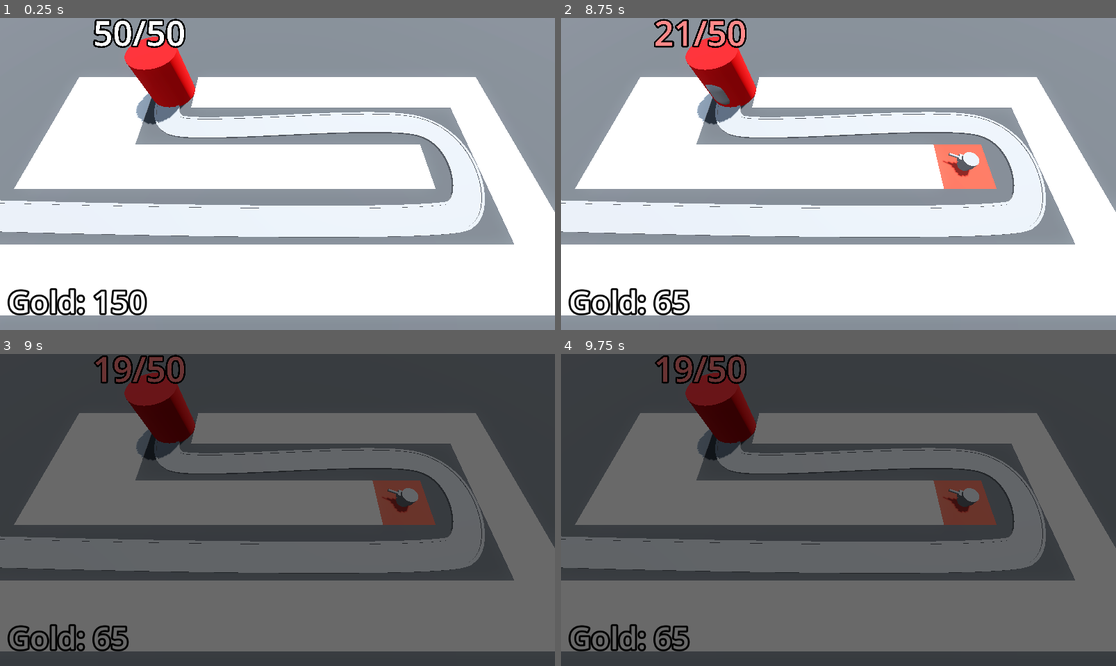
Above: before the commit, frames 1-4 (two rows, left to right).
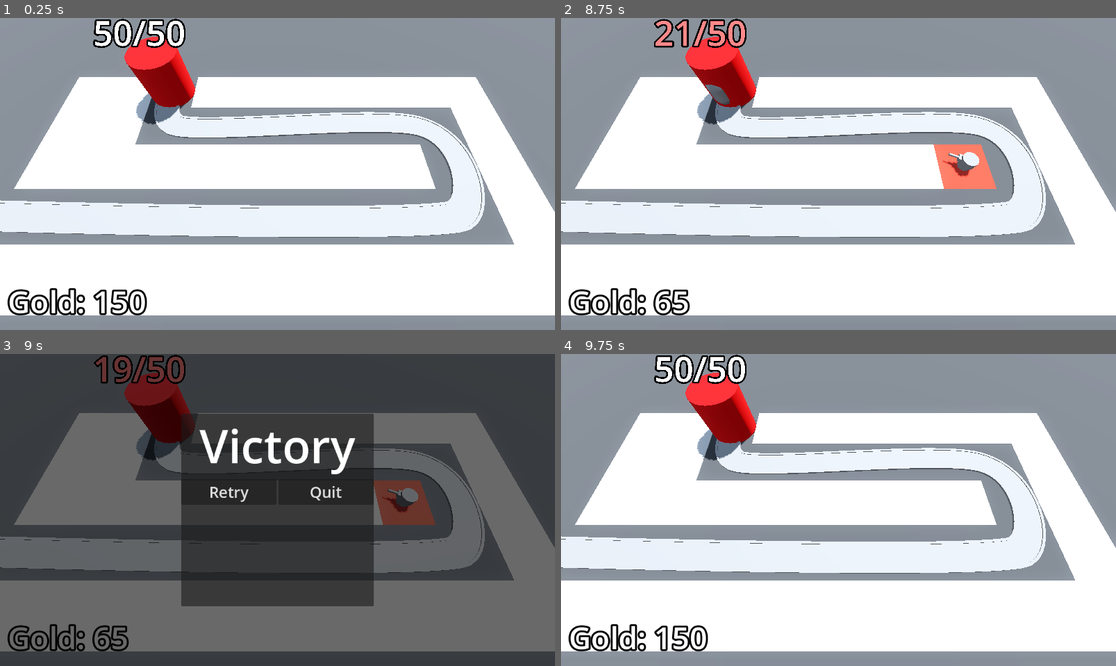
Above: after the commit, the same moments.

Repository: DapperMongoose/BarbarianBlaster
Game: Godot game, scene res://BaseLevel.tscn
Two runs of this game, one before a commit and one after it. Both use one fixed random seed, a clock stepped at 60 frames per second and the inputs below.
Inputs (mouse positions are in pixels of both pictures, inside the frame that each line leads up to):
- Up to frame 1 (0.25 s): no input
- Up to frame 2 (8.75 s): move the mouse to (960, 158) at 0.52 s; press the mouse at (960, 158) at 0.53 s; move the mouse to (727, 189) at 1.27 s; release the mouse at (727, 189) at 1.28 s; click (727, 189) at 1.35 s; move the mouse to (894, 105) at 2.02 s; press the mouse at (894, 105) at 2.03 s; move the mouse to (810, 236) at 2.77 s; release the mouse at (810, 236) at 2.78 s; click (810, 236) at 2.85 s; move the mouse to (1005, 220) at 3.52 s; press the mouse at (1005, 220) at 3.53 s; move the mouse to (672, 127) at 4.27 s; release the mouse at (672, 127) at 4.28 s; click (672, 127) at 4.35 s; move the mouse to (866, 174) at 5.02 s; press the mouse at (866, 174) at 5.03 s; move the mouse to (755, 96) at 5.77 s; release the mouse at (755, 96) at 5.78 s; click (755, 96) at 5.85 s; move the mouse to (960, 158) at 6.52 s; press the mouse at (960, 158) at 6.53 s; move the mouse to (727, 189) at 7.27 s; release the mouse at (727, 189) at 7.28 s; click (727, 189) at 7.35 s; move the mouse to (894, 105) at 8.02 s; press the mouse at (894, 105) at 8.03 s
- Up to frame 3 (9 s): move the mouse to (249, 572) at 8.77 s; release the mouse at (249, 572) at 8.78 s; click (249, 572) at 8.85 s
- Up to frame 4 (9.75 s): click (788, 491) at 9.5 s, where only the run after the commit has a clickable "Retry"

Frames 1-2 are identical in both runs. In frame 3, 17% of the frame differs, in the area x 32-68%, y 19-81%; in frame 4, 99%, in the area x 0-100%, y 0-100%.

Commit message:
completed the victory screen lesson

Diff:
--- a/BaseLevel.tscn
+++ b/BaseLevel.tscn
@@ -9,6 +9,7 @@
 [ext_resource type="PackedScene" uid="uid://d0fevutngcvvu" path="res://Turret/turret.tscn" id="6_xysai"]
 [ext_resource type="Script" path="res://Bank.gd" id="8_er0lg"]
 [ext_resource type="PackedScene" uid="uid://blh2p8apd3pr2" path="res://DifficultyManager/difficulty_manager.tscn" id="9_2pgrx"]
+[ext_resource type="PackedScene" uid="uid://cl6846pwqd4c0" path="res://UserInterface/victory_layer.tscn" id="10_8revh"]
 
 [sub_resource type="ProceduralSkyMaterial" id="ProceduralSkyMaterial_8daac"]
 sky_horizon_color = Color(0.64625, 0.65575, 0.67075, 1)
@@ -145,16 +146,8 @@
 
 [node name="DifficultyManager" parent="." instance=ExtResource("9_2pgrx")]
 
-[node name="VictoryLayer" type="CanvasLayer" parent="."]
+[node name="VictoryLayer" parent="." instance=ExtResource("10_8revh")]
 visible = false
-
-[node name="ColorRect" type="ColorRect" parent="VictoryLayer"]
-anchors_preset = 15
-anchor_right = 1.0
-anchor_bottom = 1.0
-grow_horizontal = 2
-grow_vertical = 2
-color = Color(0, 0, 0, 0.588235)
 
 [connection signal="timeout" from="EnemyPath/Timer" to="EnemyPath" method="spawn_enemy"]
 [connection signal="stop_spawning_enemies" from="DifficultyManager" to="EnemyPath" method="_on_difficulty_manager_stop_spawning_enemies"]
--- /dev/null
+++ b/UserInterface/victory_layer.gd
@@ -0,0 +1,8 @@
+extends CanvasLayer
+
+func _on_retry_button_pressed() -> void:
+	get_tree().reload_current_scene()
+
+
+func _on_quit_button_pressed() -> void:
+	get_tree().quit()
--- /dev/null
+++ b/UserInterface/victory_layer.tscn
@@ -0,0 +1,55 @@
+[gd_scene load_steps=3 format=3 uid="uid://cl6846pwqd4c0"]
+
+[ext_resource type="Script" path="res://UserInterface/victory_layer.gd" id="1_qdlm2"]
+
+[sub_resource type="LabelSettings" id="LabelSettings_t1kua"]
+font_size = 96
+
+[node name="VictoryLayer" type="CanvasLayer"]
+script = ExtResource("1_qdlm2")
+
+[node name="ColorRect" type="ColorRect" parent="."]
+anchors_preset = 15
+anchor_right = 1.0
+anchor_bottom = 1.0
+grow_horizontal = 2
+grow_vertical = 2
+color = Color(0, 0, 0, 0.588235)
+
+[node name="CenterContainer" type="CenterContainer" parent="."]
+anchors_preset = 15
+anchor_right = 1.0
+anchor_bottom = 1.0
+grow_horizontal = 2
+grow_vertical = 2
+
+[node name="PanelContainer" type="PanelContainer" parent="CenterContainer"]
+custom_minimum_size = Vector2(400, 400)
+layout_mode = 2
+
+[node name="VBoxContainer" type="VBoxContainer" parent="CenterContainer/PanelContainer"]
+layout_mode = 2
+
+[node name="Label" type="Label" parent="CenterContainer/PanelContainer/VBoxContainer"]
+layout_mode = 2
+text = "Victory"
+label_settings = SubResource("LabelSettings_t1kua")
+horizontal_alignment = 1
+
+[node name="HBoxContainer" type="HBoxContainer" parent="CenterContainer/PanelContainer/VBoxContainer"]
+layout_mode = 2
+
+[node name="RetryButton" type="Button" parent="CenterContainer/PanelContainer/VBoxContainer/HBoxContainer"]
+layout_mode = 2
+size_flags_horizontal = 3
+theme_override_font_sizes/font_size = 32
+text = "Retry"
+
+[node name="QuitButton" type="Button" parent="CenterContainer/PanelContainer/VBoxContainer/HBoxContainer"]
+layout_mode = 2
+size_flags_horizontal = 3
+theme_override_font_sizes/font_size = 32
+text = "Quit"
+
+[connection signal="pressed" from="CenterContainer/PanelContainer/VBoxContainer/HBoxContainer/RetryButton" to="." method="_on_retry_button_pressed"]
+[connection signal="pressed" from="CenterContainer/PanelContainer/VBoxContainer/HBoxContainer/QuitButton" to="." method="_on_quit_button_pressed"]
Not shown: 1 places in BaseLevel.tscn that only renumber resources
